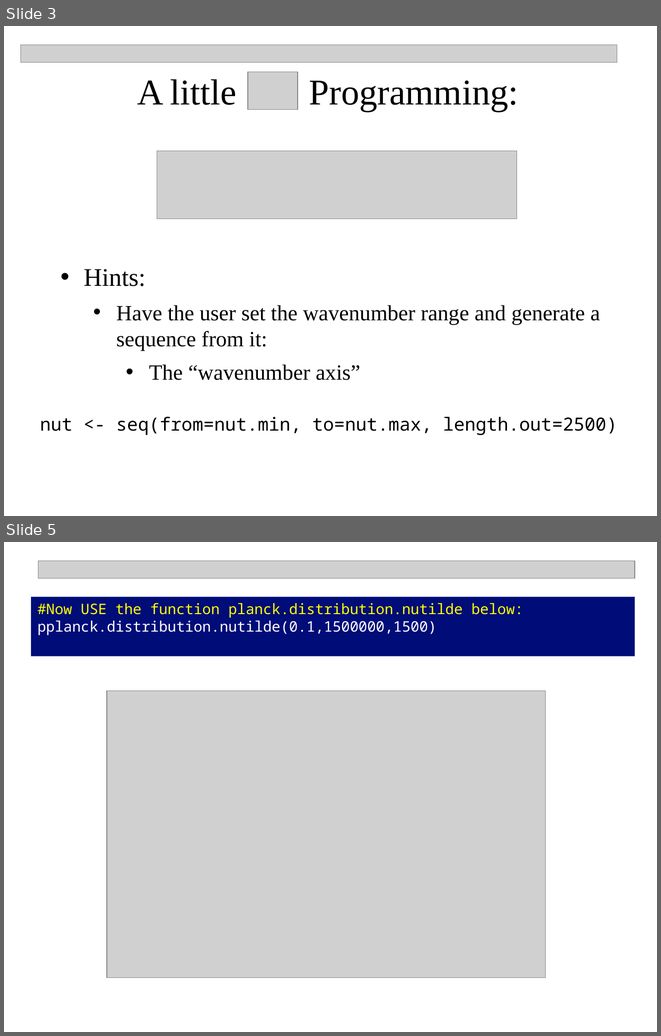
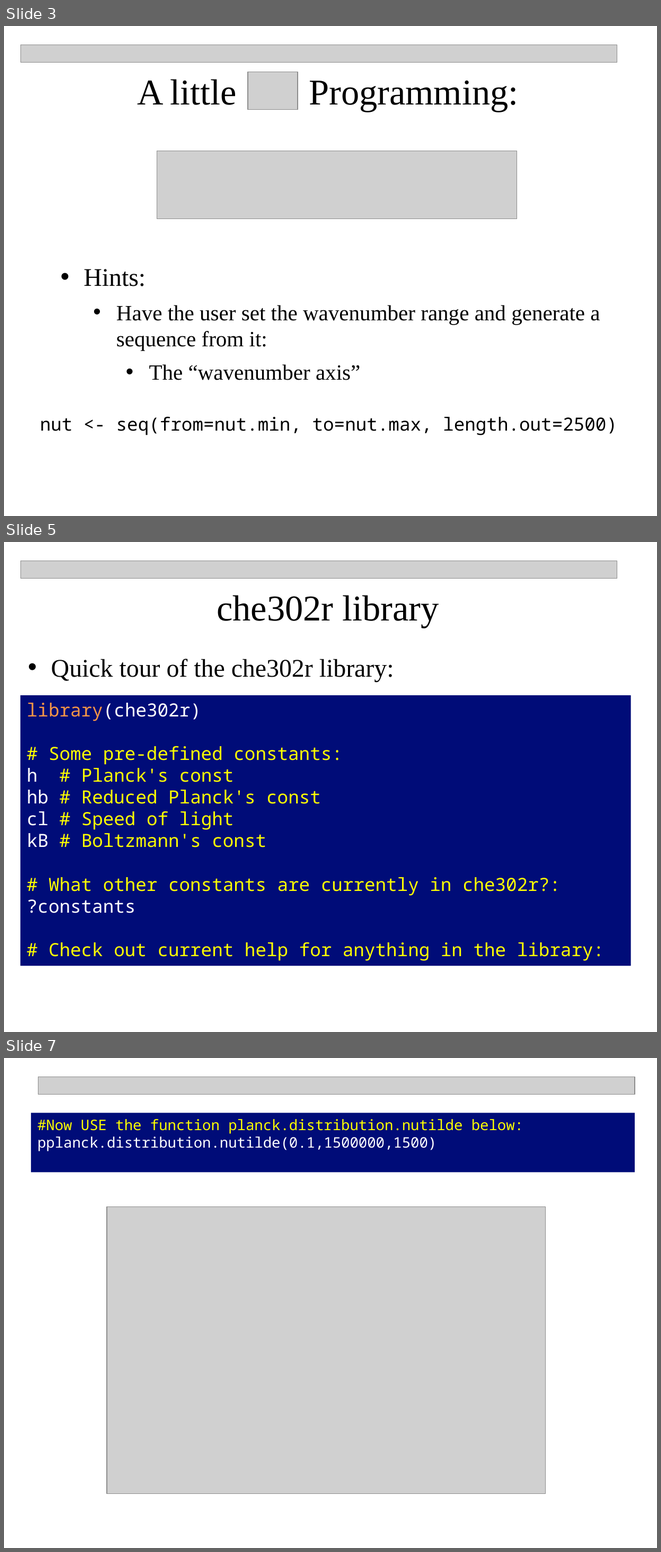
Before and after one commit to npetraco/CHE302, a slide deck: Laboratories/Lab1/A_Little_R_Programming.pptx. Shown one above the other, each under a label of ours: slides 3 and 5 before the commit, slides 3, 5 and 7 after it; the slides between them are not shown. The pictures are 661x1036 and 661x1552 pixels, drawn with LibreOffice and Linux fonts; fonts in the diff are those of the drawing; grey boxes stand for pictures. Boxes give left, top, right and bottom in pixels: in the first picture for what was removed or moved away, otherwise in the second. Text is boxed around its words. In the diff, an @@ line names an element or a change of style, - is before the commit and + after.

```diff
--- a/Laboratories/Lab1/A_Little_R_Programming.pptx
+++ b/Laboratories/Lab1/A_Little_R_Programming.pptx
@@ slide 5 added at (4, 542, 657, 1032), background #FFFFFF @@
@@ picture added at (20, 561, 617, 579) @@
@@ text added at (217, 595, 439, 627), 40 pt, text #000000 @@
+che302r library
@@ text added at (51, 659, 394, 682), 28 pt, text #000000 @@
+• Quick tour of the che302r library:
@@ rectangle added at (20, 696, 631, 966), fill #000C78, 20 pt, text #FFFF00 @@
+library(che302r)
+# Some pre-defined constants:
+h # Planck's const
+hb # Reduced Planck's const
+cl # Speed of light
+kB # Boltzmann's const
+# What other constants are currently in che302r?:
+?constants
+# Check out current help for anything in the library:
@@ what was slide 5 is now slide 7 @@
```
Also in this commit, not shown: 1 slide changed, 1 other slide added, 2 other files.
